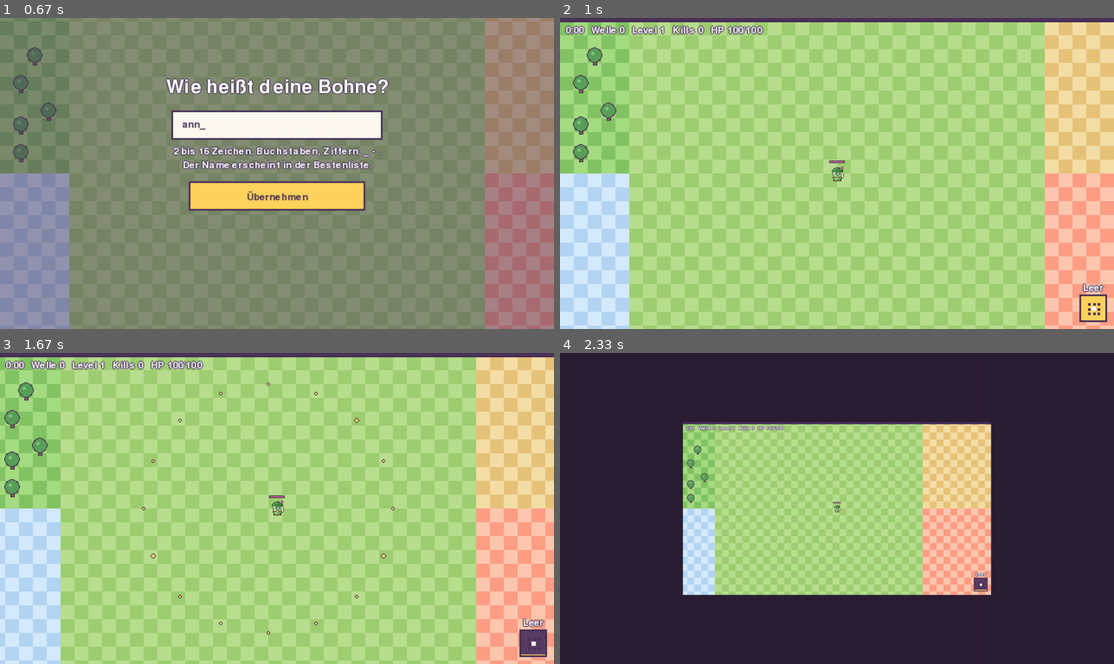
Above: before the commit, frames 1-4 (two rows, left to right).
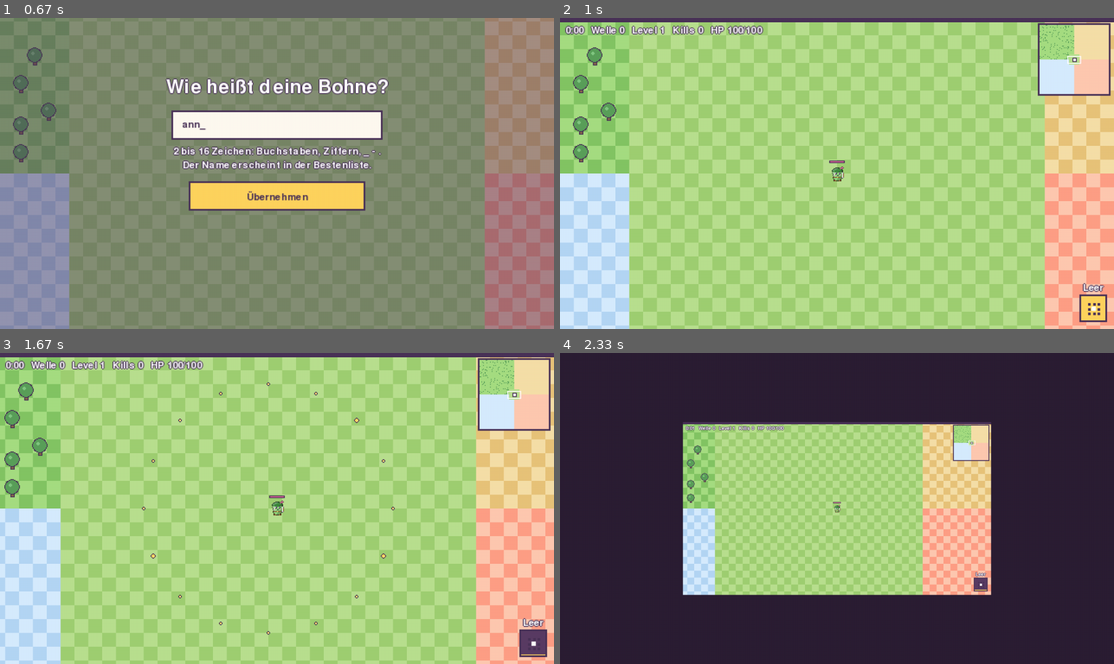
Above: after the commit, the same moments.

Repository: hannes-vnz/last_bean_standing
Game: pygame game, started from src/lastbean/__main__.py
Same seed, same stepped clock (60 frames per second), same inputs: the game is played once before the commit and once after it.
Inputs (mouse positions are in pixels of both pictures, inside the frame that each line leads up to):
- Up to frame 1 (0.67 s): type "ann" at 0.33 s
- Up to frame 2 (1 s): tap Enter at 0.67 s; click (837, 195) at 0.93 s
- Up to frame 3 (1.67 s): tap Space at 1.22 s; hold Right from 1.55 s (still down)
- Up to frame 4 (2.33 s): release Right at 2.02 s; tap - at 2.05 s

Frame 1 is identical in both runs. In frame 2, 2.4% of the frame differs, in the area x 86-100%, y 1-26%; in frame 3, 2.5%; in frame 4, 0.6%.

Commit message:
Paket B: 200x200 map with chunked ground, minimap, boss arrow, boss spawns near the player

Diff:
--- a/src/lastbean/render/renderer.py
+++ b/src/lastbean/render/renderer.py
@@ -5,6 +5,8 @@
 """
 
 from __future__ import annotations
+
+from collections import OrderedDict
 
 import pygame
 
@@ -19,6 +21,8 @@
 # World units per canvas pixel (DESIGN.md section 16: 1 tile = 32 units = 16 px).
 UNITS_PER_PX = 2
 WHITE = (255, 255, 255)
+CHUNK_PX = 256  # ground is rendered in square chunks of this many canvas pixels
+MAX_CHUNKS = 40  # chunks kept in memory (about 10 MB)
 RARITY_NAMES = {
     "common": "Gewöhnlich",
     "uncommon": "Ungewöhnlich",
@@ -46,6 +50,7 @@
         self.ability_rect = pygame.Rect(0, 0, 0, 0)
         self.pause_rect = pygame.Rect(0, 0, 0, 0)
         self.touch = False  # touch device: bigger buttons, no keyboard hints
+        self.hud_bottom = 24
         self._dest, self._scale = (0, 0), 1
         style = content.style
         self.tile_px = content.balance.tile_px
@@ -187,7 +192,9 @@
 
         if effects:
             self._draw_effects(effects, cam_x, cam_y)
+        self._draw_boss_arrow(snap, cam_x, cam_y)
         self._draw_hud(snap, focus)
+        self._draw_minimap(snap, focus)
         if effects and effects.banner:
             self.text(effects.banner[0], (self.w // 2, 70), self.big_font, center=True)
         if snap.boss_bar:
@@ -216,6 +223,7 @@
             else:
                 line = trial
         self.text(line, (6, y))
+        self.hud_bottom = y + 14
         # Pause button (touch has no Esc key) and ability button, both big enough for a thumb on touch.
         size = 22 if self.touch else 0
         self.pause_rect = pygame.Rect(self.w - size - 6, 8, size, size)
@@ -239,6 +247,56 @@
         c.fill(WHITE, (cx - 2, cy - 2, 5, 5))
         if not self.touch:
             self.text("Leer", (box.centerx, box.y - 9), center=True)
+
+    def _draw_minimap(self, snap: Snapshot, focus) -> None:
+        """Small map in the top right: biomes, you (white), elites (gold), the boss (coral)."""
+        size = self.minimap_size()
+        key = ("minimap", size)
+        img = self._number_cache.get(key)
+        if img is None:
+            img = pygame.transform.scale(self.overview, (size, size))
+            self._number_cache[key] = img
+        top = self.pause_rect.bottom + 6 if self.touch else 8
+        box = pygame.Rect(self.w - size - 6, top, size, size)
+        c = self.canvas
+        c.fill(self.ink, box.inflate(4, 4))
+        c.blit(img, box)
+        sx, sy = size / snap.arena_w, size / snap.arena_h
+        for e in snap.enemies:
+            if e.boss or e.elite:
+                color = self.telegraph if e.boss else self.crit_color
+                c.fill(self.ink, (box.x + int(e.x * sx) - 2, box.y + int(e.y * sy) - 2, 5, 5))
+                c.fill(color, (box.x + int(e.x * sx) - 1, box.y + int(e.y * sy) - 1, 3, 3))
+        view_w, view_h = max(2, int(self.w * UNITS_PER_PX * sx)), max(2, int(self.h * UNITS_PER_PX * sy))
+        px, py = box.x + int(focus.x * sx), box.y + int(focus.y * sy)
+        pygame.draw.rect(c, WHITE, (px - view_w // 2, py - view_h // 2, view_w, view_h), 1)
+        c.fill(self.ink, (px - 2, py - 2, 5, 5))
+        c.fill(WHITE, (px - 1, py - 1, 3, 3))
+
+    def _draw_boss_arrow(self, snap: Snapshot, cam_x: int, cam_y: int) -> None:
+        """Coral arrow at the screen edge pointing to a boss that is off screen."""
+        boss = next((e for e in snap.enemies if e.boss), None)
+        if boss is None:
+            return
+        bx, by = boss.x / UNITS_PER_PX - cam_x, boss.y / UNITS_PER_PX - cam_y
+        if 0 <= bx < self.w and 0 <= by < self.h:
+            return
+        cx, cy = self.w / 2, self.h / 2
+        dx, dy = bx - cx, by - cy
+        # Scale the direction so the arrow sits just inside the screen edge.
+        t = min((self.w / 2 - 22) / abs(dx) if dx else 1e9, (self.h / 2 - 22) / abs(dy) if dy else 1e9)
+        ax, ay = cx + dx * t, cy + dy * t
+        ay = max(ay, self.hud_bottom + 40)  # stay below the HUD lines and the boss bar
+        if ay < self.minimap_size() + 50:
+            ax = min(ax, self.w - self.minimap_size() - 24)  # and left of the minimap
+        length = (dx * dx + dy * dy) ** 0.5 or 1.0
+        ux, uy = dx / length, dy / length
+        tip = (ax + ux * 10, ay + uy * 10)
+        left = (ax - uy * 7 - ux * 6, ay + ux * 7 - uy * 6)
+        right = (ax + uy * 7 - ux * 6, ay - ux * 7 - uy * 6)
+        pygame.draw.polygon(self.canvas, self.ink, [tip, left, right])
+        pygame.draw.polygon(self.canvas, self.telegraph, [tip, left, right], 0)
+        pygame.draw.polygon(self.canvas, self.ink, [tip, left, right], 2)
 
     def draw_stick(self, stick) -> None:
         """Floating touch joystick: translucent base where the thumb landed, knob under the thumb."""
@@ -335,13 +393,18 @@
             c.blit(overlay, (0, 0))
 
     def _draw_boss_bar(self, bar) -> None:
+        """Below the HUD lines and left of the minimap, so nothing overlaps on narrow screens."""
         c, ink = self.canvas, self.ink
-        w = 300
-        rect = pygame.Rect((self.w - w) // 2, 30, w, 8)
+        free = self.w - self.minimap_size() - 24  # room left of the minimap
+        w = min(300, free)
+        rect = pygame.Rect(6 + (free - w) // 2, self.hud_bottom + 6, w, 8)
         c.fill(ink, rect.inflate(2, 2))
         c.fill((90, 60, 100), rect)
         c.fill(self.enemy_colors.get(bar.boss, self.telegraph), (rect.x, rect.y, round(w * bar.hp_frac), rect.h))
-        self.text(self.boss_names.get(bar.boss, bar.boss), (self.w // 2, 46), center=True)
+        self.text(self.boss_names.get(bar.boss, bar.boss), (rect.centerx, rect.bottom + 10), center=True)
+
+    def minimap_size(self) -> int:
+        return 64 if min(self.w, self.h) < 340 else 80
 
     def _draw_offer(self, focus) -> None:
         c, ink = self.canvas, self.ink
@@ -398,23 +461,62 @@
         self.canvas.blit(img, (x, y))
 
     def set_arena(self, config: WorldConfig) -> None:
-        """Pre-render the static map (biome grounds, obstacles) once; each frame blits the visible part."""
+        """Prepare the static map. The ground is drawn in chunks on demand (the 200 x 200 tile map would be
+        a 3200 x 3200 pixel image, too much for phones); a small overview image feeds the minimap."""
+        self.arena_px = (int(config.arena_w / UNITS_PER_PX), int(config.arena_h / UNITS_PER_PX))
+        self.arena_biomes = config.biomes
+        self._chunks: OrderedDict[tuple[int, int], pygame.Surface] = OrderedDict()
+        self._chunk_obstacles: dict[tuple[int, int], list] = {}
+        reach = 16  # obstacles are drawn a little larger than their radius
+        for o in config.obstacles:
+            x, y = o.x / UNITS_PER_PX, o.y / UNITS_PER_PX
+            for cx in {int((x - reach) // CHUNK_PX), int((x + reach) // CHUNK_PX)}:
+                for cy in {int((y - reach) // CHUNK_PX), int((y + reach) // CHUNK_PX)}:
+                    self._chunk_obstacles.setdefault((cx, cy), []).append(o)
+        self._build_overview(config)
+
+    def _chunk(self, cx: int, cy: int) -> pygame.Surface:
+        key = (cx, cy)
+        surf = self._chunks.get(key)
+        if surf is not None:
+            self._chunks.move_to_end(key)
+            return surf
         tile = self.tile_px // UNITS_PER_PX
-        w, h = int(config.arena_w / UNITS_PER_PX), int(config.arena_h / UNITS_PER_PX)
-        surf = pygame.Surface((w, h))
-        for row in range(h // tile):
-            for col in range(w // tile):
-                cx, cy = (col + 0.5) * tile * UNITS_PER_PX, (row + 0.5) * tile * UNITS_PER_PX
-                pal = self.palettes.get(biome_at(config.biomes, cx, cy) or "plaza", self.palettes["plaza"])
-                color = pal["detail"] if (row + col) % 2 else pal["ground"]
-                surf.fill(hex_rgb(color), (col * tile, row * tile, tile, tile))
+        surf = pygame.Surface((CHUNK_PX, CHUNK_PX))
+        surf.fill(self.void)
+        x0, y0 = cx * CHUNK_PX, cy * CHUNK_PX
+        aw, ah = self.arena_px
+        for ty in range(y0 // tile, min(ah, y0 + CHUNK_PX) // tile):
+            for tx in range(x0 // tile, min(aw, x0 + CHUNK_PX) // tile):
+                if tx < 0 or ty < 0:
+                    continue
+                wx, wy = (tx + 0.5) * tile * UNITS_PER_PX, (ty + 0.5) * tile * UNITS_PER_PX
+                pal = self.palettes.get(biome_at(self.arena_biomes, wx, wy) or "plaza", self.palettes["plaza"])
+                color = pal["detail"] if (tx + ty) % 2 else pal["ground"]
+                surf.fill(hex_rgb(color), (tx * tile - x0, ty * tile - y0, tile, tile))
+        for o in self._chunk_obstacles.get(key, ()):
+            self._draw_obstacle(surf, o, -x0, -y0)
+        pygame.draw.rect(surf, self.ink, (-x0, -y0, aw, ah), 1)  # arena border where it crosses this chunk
+        self._chunks[key] = surf
+        if len(self._chunks) > MAX_CHUNKS:
+            self._chunks.popitem(last=False)
+        return surf
+
+    def _build_overview(self, config: WorldConfig) -> None:
+        """One pixel per tile: biome colours and darker dots for obstacles."""
+        tiles_w = int(config.arena_w // self.tile_px)
+        tiles_h = int(config.arena_h // self.tile_px)
+        surf = pygame.Surface((tiles_w, tiles_h))
+        for b in sorted(config.biomes, key=lambda a: -a.w * a.h):  # big areas first, the clearing on top
+            surf.fill(hex_rgb(self.palettes[b.id]["ground"]),
+                      (b.x // self.tile_px, b.y // self.tile_px, b.w // self.tile_px, b.h // self.tile_px))  # fmt: skip
+        dark = hex_rgb(self.palettes["forest"].get("tree") or "#5aa05a")
         for o in config.obstacles:
-            self._draw_obstacle(surf, o)
-        pygame.draw.rect(surf, self.ink, surf.get_rect(), 1)
-        self.map_surface = surf
-
-    def _draw_obstacle(self, surf: pygame.Surface, o) -> None:
-        x, y = round(o.x / UNITS_PER_PX), round(o.y / UNITS_PER_PX)
+            surf.set_at((int(o.x // self.tile_px), int(o.y // self.tile_px)), dark)
+        self.overview = surf
+
+    def _draw_obstacle(self, surf: pygame.Surface, o, ox: int = 0, oy: int = 0) -> None:
+        x, y = round(o.x / UNITS_PER_PX) + ox, round(o.y / UNITS_PER_PX) + oy
         r = max(3, round(o.radius / UNITS_PER_PX) + 1)
         pal = self.palettes.get("forest", {})
         canopy = hex_rgb(pal.get("tree") or "#5aa05a")
@@ -429,7 +531,16 @@
         pygame.draw.circle(surf, light, (x - r // 3, y - 1 - r // 3), max(1, r // 3))
 
     def _draw_ground(self, c: pygame.Surface, cam_x: int, cam_y: int) -> None:
-        c.blit(self.map_surface, (-cam_x, -cam_y))
+        for cy in range(cam_y // CHUNK_PX, (cam_y + self.h) // CHUNK_PX + 1):
+            for cx in range(cam_x // CHUNK_PX, (cam_x + self.w) // CHUNK_PX + 1):
+                c.blit(self._chunk(cx, cy), (cx * CHUNK_PX - cam_x, cy * CHUNK_PX - cam_y))
+
+    def draw_ground_at(self, wx: float, wy: float) -> None:
+        """Menus: the map around a world position as background."""
+        cam_x = round(wx / UNITS_PER_PX) - self.w // 2
+        cam_y = round(wy / UNITS_PER_PX) - self.h // 2
+        self.canvas.fill(self.void)
+        self._draw_ground(self.canvas, cam_x, cam_y)
 
     def text(self, text: str, pos: tuple[int, int], font=None, center: bool = False) -> None:
         """White text with a dark outline (readability rule, DESIGN.md section 16)."""
--- a/src/lastbean/sim/arena.py
+++ b/src/lastbean/sim/arena.py
@@ -73,16 +73,24 @@
 
     def __init__(self, obstacles: tuple[Obstacle, ...], cell: float = 64.0) -> None:
         self.obstacles = obstacles
+        self.cell = cell
         self._grid = SpatialHash(cell)
         for o in obstacles:
             self._grid.insert(o, o.x, o.y)
         self.max_radius = max((o.radius for o in obstacles), default=0.0)
+        # Cells with an obstacle in them or next to them: everything else skips the lookup (fast path).
+        self._hot: set[tuple[int, int]] = set()
+        for o in obstacles:
+            cx, cy = int(o.x // cell), int(o.y // cell)
+            self._hot.update((cx + dx, cy + dy) for dx in (-1, 0, 1) for dy in (-1, 0, 1))
 
     def near(self, x: float, y: float, radius: float) -> list[Obstacle]:
         return self._grid.query(x, y, radius + self.max_radius) if self.obstacles else []
 
     def push_out(self, x: float, y: float, radius: float) -> tuple[float, float]:
         """Move a circle out of every solid obstacle it overlaps."""
+        if (int(x // self.cell), int(y // self.cell)) not in self._hot:
+            return x, y
         for o in self.near(x, y, radius):
             if not o.solid:
                 continue
@@ -99,6 +107,8 @@
         return x, y
 
     def blocks_point(self, x: float, y: float, radius: float) -> bool:
+        if (int(x // self.cell), int(y // self.cell)) not in self._hot:
+            return False
         for o in self.near(x, y, radius):
             if o.blocks_projectiles:
                 r = o.radius + radius
--- a/src/lastbean/sim/world.py
+++ b/src/lastbean/sim/world.py
@@ -604,16 +604,18 @@
             events.append(BossSpawned(self.tick, None, e.eid, b.id))
 
     def _boss_spawn_point(self, b: BossStats, p: Player) -> tuple[float, float]:
-        """A free spot in the boss's own biome, not right next to the player."""
-        area = next((a for a in self.config.biomes if a.id == b.biome), None)
-        for _ in range(200):
-            if area is None:
-                break
-            x = self.rng.uniform(area.x + b.radius, area.x + area.w - b.radius)
-            y = self.rng.uniform(area.y + b.radius, area.y + area.h - b.radius)
-            far = (x - p.x) ** 2 + (y - p.y) ** 2 >= BOSS_MIN_SPAWN_DISTANCE**2
-            if far and biome_at(self.config.biomes, x, y) == b.biome:
-                return self._clamp(*self.obstacles.push_out(x, y, b.radius), b.radius)
+        """Near the player, preferably in the boss's own biome (the map is too big to make the player walk there).
+
+        Tries the normal spawn ring first, then rings farther out, then gives up on the biome."""
+        lo, hi = self.config.spawn_distance
+        lo = max(lo, BOSS_MIN_SPAWN_DISTANCE)
+        for ring in range(4):
+            for _ in range(40):
+                dx, dy = self._random_direction()
+                dist = self.rng.uniform(lo, hi) * (1.0 + 0.5 * ring)
+                x, y = self._clamp(p.x + dx * dist, p.y + dy * dist, b.radius)
+                if b.biome is None or biome_at(self.config.biomes, x, y) == b.biome:
+                    return self._clamp(*self.obstacles.push_out(x, y, b.radius), b.radius)
         return self._spawn_point([p])
 
     def summon_around(self, boss: Enemy, mob_id: str, count: int, events: list[Event]) -> None:
--- a/src/lastbean/ui/screens.py
+++ b/src/lastbean/ui/screens.py
@@ -71,9 +71,8 @@
 
 def _backdrop(r: Renderer) -> None:
     """The arena map, dimmed, as a friendly background."""
-    r.canvas.fill(r.void)
-    m = r.map_surface
-    r.canvas.blit(m, (r.w // 2 - m.get_width() // 2, r.h // 2 - m.get_height() // 2))
+    aw, ah = r.arena_px
+    r.draw_ground_at(aw, ah)  # canvas pixels to world units: the clearing in the middle of the map
     _dim(r, 120)
 
 
--- a/tests/test_arena.py
+++ b/tests/test_arena.py
@@ -7,7 +7,8 @@
 
 def test_forest_trees_from_data(content, make_config):
     trees = make_config().obstacles
-    assert len(trees) == 70 and {o.kind for o in trees} == {"tree"}
+    forest = content.biome("forest").extra["obstacles"]
+    assert len(trees) == forest["count"] and {o.kind for o in trees} == {"tree"}
     areas = make_config().biomes
     assert all(biome_at(areas, o.x, o.y) == "forest" for o in trees)  # never in the clearing
     assert obstacles_from_content(content, 1) == trees  # fixed seed: same layout every run
--- /dev/null
+++ b/tests/test_big_map.py
@@ -0,0 +1,64 @@
+"""Paket B: 200 x 200 map, chunked ground, boss near the player, minimap."""
+
+import pytest
+
+from lastbean.sim import TICK_HZ, World
+from lastbean.sim import tuning as T
+from lastbean.sim.waves import biome_at
+
+pygame = pytest.importorskip("pygame")
+
+
+def test_map_is_big(make_config):
+    cfg = make_config()
+    assert cfg.arena_w == cfg.arena_h == 200 * 32
+    p = World(1, cfg).players[0]
+    assert biome_at(cfg.biomes, p.x, p.y) == "plaza"  # start in the clearing in the middle
+
+
+def test_boss_spawns_near_the_player_in_its_biome(make_config):
+    for seed in range(1, 6):
+        w = World(seed, make_config(enemy_target=0, character={"attack_rate": 0.001, "hp": 10**6}))
+        w.tick = 300 * TICK_HZ
+        w.step()
+        boss = next(e for e in w.enemies if e.boss)
+        p = w.players[0]
+        d = ((boss.x - p.x) ** 2 + (boss.y - p.y) ** 2) ** 0.5
+        assert T.BOSS_MIN_SPAWN_DISTANCE <= d <= 2.5 * w.config.spawn_distance[1]
+        assert biome_at(w.config.biomes, boss.x, boss.y) == "forest"
+
+
+@pytest.fixture
+def renderer(monkeypatch, content):
+    monkeypatch.setenv("SDL_VIDEODRIVER", "dummy")
+    pygame.init()
+    pygame.display.set_mode((1, 1))
+    from lastbean.render.renderer import Renderer
+
+    return Renderer(content, (300, 650))
+
+
+def test_ground_chunks_are_bounded(renderer, make_config):
+    from lastbean.render import renderer as rmod
+    from lastbean.sim import PlayerInput
+
+    w = World(2, make_config(enemy_target=0, character={"hp": 10**9, "speed": 2000.0}))
+    for direction in [(1, 1), (-1, 0), (0, -1), (1, 0)]:  # race across the whole map
+        for i in range(4 * TICK_HZ):
+            w.step([PlayerInput(0, *direction)])
+            if i % 10 == 0:
+                renderer.draw(w.snapshot())
+    assert 0 < len(renderer._chunks) <= rmod.MAX_CHUNKS
+
+
+def test_minimap_and_menu_backdrop(renderer, make_config):
+    from lastbean.meta.profile import new_profile
+    from lastbean.ui import screens
+
+    w = World(3, make_config(enemy_target=0, character={"attack_rate": 0.001, "hp": 10**6}))
+    w.tick = 300 * TICK_HZ
+    w.step()
+    renderer.touch = True
+    renderer.draw(w.snapshot())  # boss far away: arrow at the edge, dot on the minimap
+    assert renderer.overview.get_size() == (200, 200)
+    screens.draw_menu(renderer, new_profile(), web=True)
--- a/tests/test_waves.py
+++ b/tests/test_waves.py
@@ -75,11 +75,11 @@
 def test_biome_lookup_prefers_clearing(make_config):
     areas = make_config().biomes
     t = 32
-    assert biome_at(areas, 30 * t, 30 * t) == "plaza"
-    assert biome_at(areas, 5 * t, 5 * t) == "forest"
-    assert biome_at(areas, 55 * t, 5 * t) == "desert"
-    assert biome_at(areas, 5 * t, 55 * t) == "ice"
-    assert biome_at(areas, 55 * t, 55 * t) == "lava"
+    assert biome_at(areas, 100 * t, 100 * t) == "plaza"  # centre of the 200 x 200 map
+    assert biome_at(areas, 20 * t, 20 * t) == "forest"
+    assert biome_at(areas, 180 * t, 20 * t) == "desert"
+    assert biome_at(areas, 20 * t, 180 * t) == "ice"
+    assert biome_at(areas, 180 * t, 180 * t) == "lava"
 
 
 def test_run_to_five_minutes(make_config):
Not shown, changed: README.md
Not shown, changed: docs/ROADMAP.md
